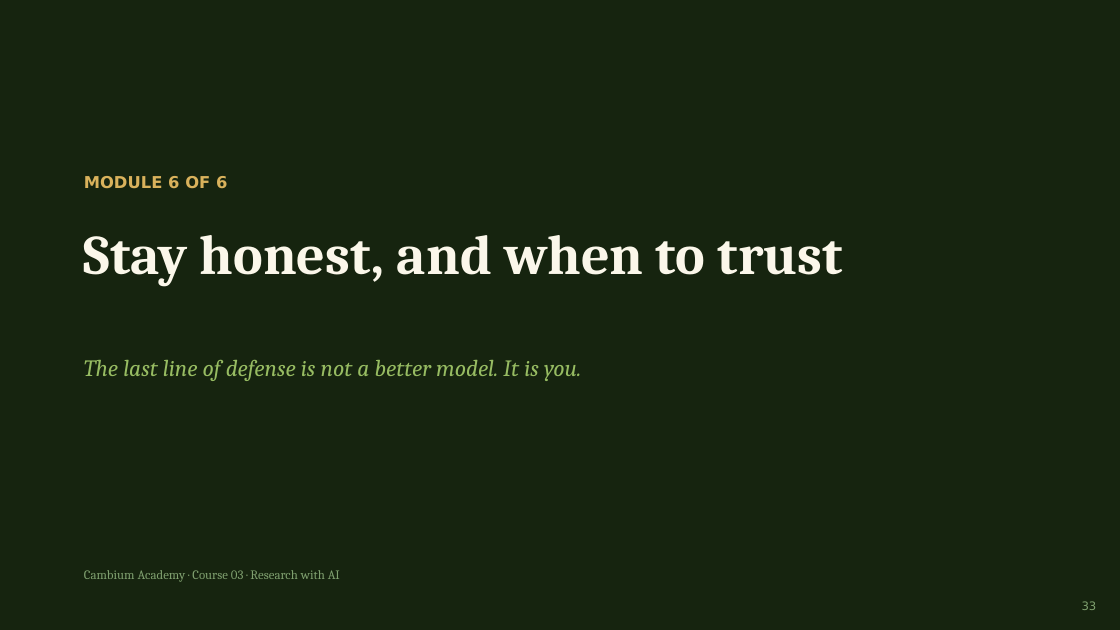
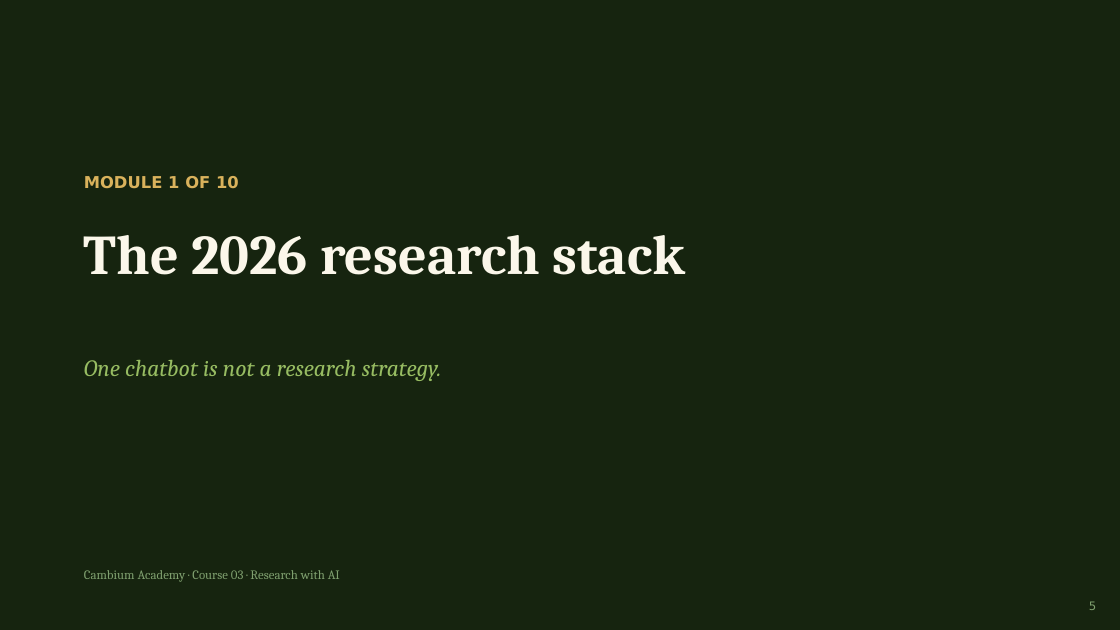
Before and after one commit to pkjaslam/cambium-academy, a slide deck: slide 5 of courses/course-03-research-with-ai/slides/Cambium-Academy-Course03-Research-with-AI.pptx (slide 33 before the commit). Drawn at 1120x630 pixels with LibreOffice and Linux fonts; fonts in the diff are those of the drawing. Boxes give left, top, right and bottom in pixels: in the first picture for what was removed or moved away, otherwise in the second. Text is boxed around its words. In the diff, an @@ line names an element or a change of style, - is before the commit and + after.

```diff
--- a/courses/course-03-research-with-ai/slides/Cambium-Academy-Course03-Research-with-AI.pptx
+++ b/courses/course-03-research-with-ai/slides/Cambium-Academy-Course03-Research-with-AI.pptx
@@ text at box(84, 176, 239, 189): text changed @@
-MODULE 6 OF 6
+MODULE 1 OF 10
@@ text at box(84, 235, 685, 275): text changed @@
-Stay honest, and when to trust
+The 2026 research stack
@@ text at box(84, 360, 442, 381): text changed @@
-The last line of defense is not a better model. It is you.
+One chatbot is not a research strategy.
@@ text at box(1089, 601, 1096, 610): text changed @@
-33
+5
```
Also in this commit, not shown: 17 other slides changed, 42 slides added, 22 slides removed, 18 other files.
